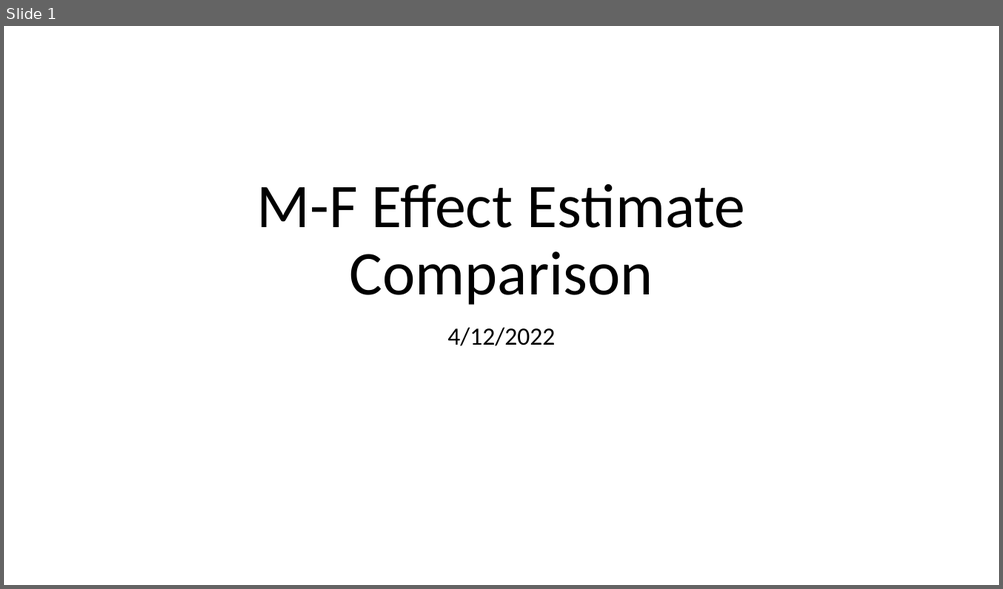
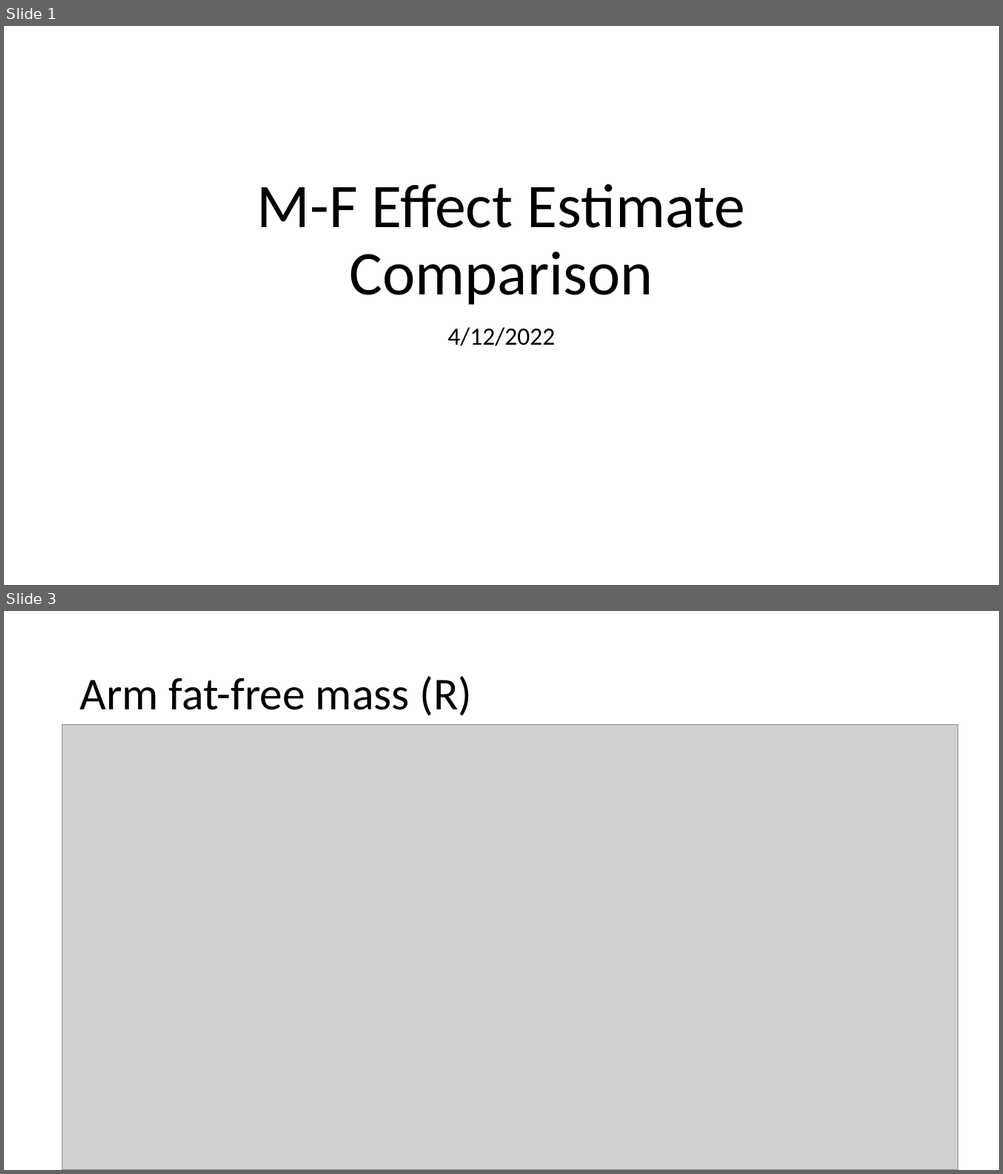
Before and after one commit to cz5959/GWAS-frontera, a slide deck: _PowerPoints/M-F Effect Estimate Comparison.pptx. Shown one above the other, each under a label of ours: slide 1 before the commit, slides 1 and 3 after it; the slides between them are not shown. The pictures are 1003x589 and 1003x1174 pixels, drawn with LibreOffice and Linux fonts; fonts in the diff are those of the drawing; grey boxes stand for pictures. Boxes give left, top, right and bottom in pixels: in the first picture for what was removed or moved away, otherwise in the second. Text is boxed around its words. In the diff, an @@ line names an element or a change of style, - is before the commit and + after.

```diff
--- a/_PowerPoints/M-F Effect Estimate Comparison.pptx
+++ b/_PowerPoints/M-F Effect Estimate Comparison.pptx
@@ slide 3 added at (4, 611, 999, 1170), background #FFFFFF @@
@@ title added at (79, 676, 472, 716), 44 pt, text #000000 @@
+Arm fat-free mass (R)
@@ picture added at (62, 724, 958, 1170) @@
```
Also in this commit, not shown: 1 slide changed, 6 other slides added, 12 other files.
